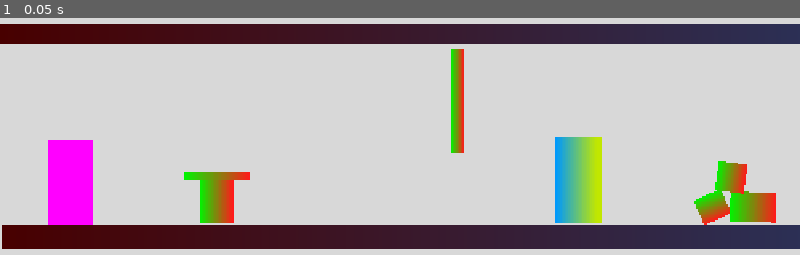
Above: before the commit, frame 1.
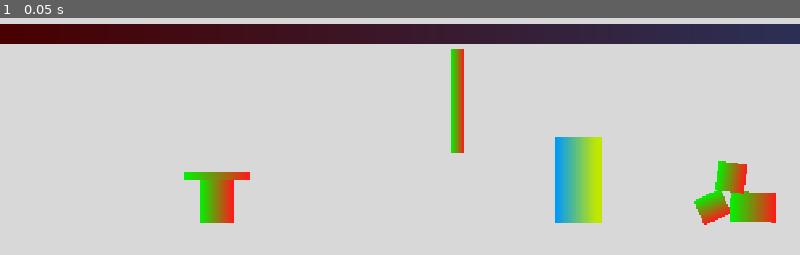
Above: after the commit, the same moment.

Repository: LuanDiegs/FelpoJam
Game: Godot game, scene res://Cenas/Placeholders/base_level_test.tscn
Same seed, same stepped clock (60 frames per second), same inputs: the game is played once before the commit and once after it. The project has no main scene, so this scene is started directly.
Inputs:
- Up to frame 1 (0.05 s): no input

The runs differ from the first frame. In frame 1, 12% of the frame differs, in the area x 0-100%, y 51-98%.

Commit message:
Movimentação e Sliding do personagem
Além de ter feito o pulo, fiz também movimentação de seslizar no chão e no ar depois que atingir uma velocidade consideravel. Foi complexo porque eu tive que ajustar a colisão e a hurtbox para ficarem mais condizentes com a movimentação.

Diff:
--- a/source/felpojam--projeto-gigantossauro/Cenas/Placeholders/base_level_test.tscn
+++ b/source/felpojam--projeto-gigantossauro/Cenas/Placeholders/base_level_test.tscn
@@ -1,13 +1,12 @@
 [gd_scene format=3 uid="uid://x5whwss62fdt"]
+
+[ext_resource type="PackedScene" uid="uid://3euyqw8mawnm" path="res://Cenas/player_boss_battle.tscn" id="1_vaer1"]
 
 [sub_resource type="Gradient" id="Gradient_72efe"]
 colors = PackedColorArray(0.8474744, 0.84747446, 0.84747446, 1, 0.84705883, 0.84705883, 0.84705883, 1)
 
 [sub_resource type="GradientTexture2D" id="GradientTexture2D_xna6u"]
 gradient = SubResource("Gradient_72efe")
-
-[sub_resource type="PlaceholderTexture2D" id="PlaceholderTexture2D_ruq0o"]
-size = Vector2(146, 275)
 
 [sub_resource type="Gradient" id="Gradient_1w86j"]
 colors = PackedColorArray(0.28235295, 0, 0, 1, 0.05978801, 0.37337592, 0.66549146, 1)
@@ -34,6 +33,9 @@
 
 [sub_resource type="GradientTexture2D" id="GradientTexture2D_upuu2"]
 gradient = SubResource("Gradient_jw1xg")
+
+[sub_resource type="RectangleShape2D" id="RectangleShape2D_g0id4"]
+size = Vector2(5110, 82.5)
 
 [node name="Base_level_test" type="Node2D" unique_id=1242278278]
 
@@ -43,36 +45,6 @@
 texture = SubResource("GradientTexture2D_xna6u")
 centered = false
 
-[node name="Background2" type="Sprite2D" parent="." unique_id=2031989707]
-visible = false
-position = Vector2(1360, 1116)
-scale = Vector2(2.4999998, 2.484375)
-texture = SubResource("GradientTexture2D_xna6u")
-centered = false
-
-[node name="Player" type="Sprite2D" parent="." unique_id=1172568444]
-position = Vector2(225, 509)
-texture = SubResource("PlaceholderTexture2D_ruq0o")
-
-[node name="Player2" type="Sprite2D" parent="." unique_id=1103589677]
-visible = false
-position = Vector2(323.5, 960.625)
-scale = Vector2(1.0479453, 0.5772729)
-texture = SubResource("PlaceholderTexture2D_ruq0o")
-
-[node name="Floor" type="Sprite2D" parent="." unique_id=539491716]
-position = Vector2(5, 639)
-scale = Vector2(0.99902344, 1.2656252)
-texture = SubResource("GradientTexture2D_j2l78")
-centered = false
-
-[node name="Floor15" type="Sprite2D" parent="." unique_id=1486374889]
-visible = false
-position = Vector2(1360, 870.0001)
-scale = Vector2(0.031249985, 2.6562476)
-texture = SubResource("GradientTexture2D_j2l78")
-centered = false
-
 [node name="Floor3" type="Sprite2D" parent="." unique_id=1462822823]
 position = Vector2(5920, 641)
 scale = Vector2(0.25976563, 1)
@@ -152,12 +124,6 @@
 [node name="Obstacles" type="Sprite2D" parent="." unique_id=739159950]
 position = Vector2(691.5, 558)
 scale = Vector2(1.671875, 2.4687495)
-texture = SubResource("GradientTexture2D_kcuwb")
-
-[node name="Obstacles12" type="Sprite2D" parent="." unique_id=1431427555]
-visible = false
-position = Vector2(323.24997, 1195)
-scale = Vector2(2.3984387, 2.4687495)
 texture = SubResource("GradientTexture2D_kcuwb")
 
 [node name="Obstacles2" type="Sprite2D" parent="." unique_id=301161162]
@@ -216,12 +182,6 @@
 scale = Vector2(2.296875, 4.328125)
 texture = SubResource("GradientTexture2D_gmu47")
 
-[node name="NPCs4" type="Sprite2D" parent="." unique_id=692054345]
-visible = false
-position = Vector2(885, 953.25)
-scale = Vector2(2.343749, 2.398437)
-texture = SubResource("GradientTexture2D_gmu47")
-
 [node name="NPCs3" type="Sprite2D" parent="." unique_id=1730760264]
 position = Vector2(3595, 499)
 scale = Vector2(2.296875, 4.328125)
@@ -230,12 +190,6 @@
 [node name="Slowers" type="Sprite2D" parent="." unique_id=1894825478]
 position = Vector2(2820, 499)
 scale = Vector2(2.296875, 4.328125)
-texture = SubResource("GradientTexture2D_upuu2")
-
-[node name="Slowers4" type="Sprite2D" parent="." unique_id=1211813025]
-visible = false
-position = Vector2(879.25, 1197.75)
-scale = Vector2(2.320312, 2.382812)
 texture = SubResource("GradientTexture2D_upuu2")
 
 [node name="Slowers2" type="Sprite2D" parent="." unique_id=281825542]
@@ -257,62 +211,19 @@
 position = Vector2(4855, 500)
 scale = Vector2(2.296875, 4.328125)
 texture = SubResource("GradientTexture2D_upuu2")
-
-[node name="Label" type="Label" parent="." unique_id=2039366501]
-visible = false
-offset_left = 410.0
-offset_top = 920.0
-offset_right = 603.0
-offset_bottom = 1008.0
-theme_override_font_sizes/font_size = 64
-text = "Player"
-
-[node name="Label2" type="Label" parent="." unique_id=417951921]
-visible = false
-offset_left = 410.0
-offset_top = 1150.0
-offset_right = 754.0
-offset_bottom = 1238.0
-theme_override_font_sizes/font_size = 64
-text = "Obstaculos"
-
-[node name="Label3" type="Label" parent="." unique_id=253358718]
-visible = false
-offset_left = 970.0
-offset_top = 905.0
-offset_right = 1314.0
-offset_bottom = 993.0
-theme_override_font_sizes/font_size = 64
-text = "NPCs"
-
-[node name="Label4" type="Label" parent="." unique_id=8942901]
-visible = false
-offset_left = 965.0
-offset_top = 1155.0
-offset_right = 1309.0
-offset_bottom = 1243.0
-theme_override_font_sizes/font_size = 64
-text = "\"Inimigos\""
-
-[node name="Label5" type="Label" parent="." unique_id=1331204522]
-visible = false
-offset_left = 1530.0
-offset_top = 915.0
-offset_right = 1874.0
-offset_bottom = 1003.0
-theme_override_font_sizes/font_size = 64
-text = "Chão/Parede/Teto"
-
-[node name="Label6" type="Label" parent="." unique_id=611798899]
-visible = false
-offset_left = 1530.0
-offset_top = 1145.0
-offset_right = 2092.0
-offset_bottom = 1233.0
-theme_override_font_sizes/font_size = 64
-text = "Background"
 
 [node name="Camera2D" type="Camera2D" parent="." unique_id=918689281]
 position = Vector2(0, -360)
 anchor_mode = 0
 zoom = Vector2(0.5, 0.5)
+
+[node name="StaticBody2D" type="StaticBody2D" parent="." unique_id=1842553620]
+collision_layer = 64
+collision_mask = 0
+
+[node name="CollisionShape2D" type="CollisionShape2D" parent="StaticBody2D" unique_id=30658458]
+position = Vector2(2560, 678.75)
+shape = SubResource("RectangleShape2D_g0id4")
+
+[node name="PlayerBossBattle" parent="." unique_id=215043948 instance=ExtResource("1_vaer1")]
+position = Vector2(295, 485)
--- /dev/null
+++ b/source/felpojam--projeto-gigantossauro/Cenas/Placeholders/teste.tscn
@@ -0,0 +1,19 @@
+[gd_scene format=3 uid="uid://b33dqb5af4wow"]
+
+[ext_resource type="PackedScene" uid="uid://3euyqw8mawnm" path="res://Cenas/player_boss_battle.tscn" id="1_80gly"]
+
+[sub_resource type="RectangleShape2D" id="RectangleShape2D_je5y7"]
+size = Vector2(1290, 77.5)
+
+[node name="Node2D" type="Node2D" unique_id=2036808053]
+
+[node name="StaticBody2D" type="StaticBody2D" parent="." unique_id=733051241]
+collision_layer = 64
+collision_mask = 16
+
+[node name="CollisionShape2D" type="CollisionShape2D" parent="StaticBody2D" unique_id=1821763978]
+position = Vector2(655, 666.25)
+shape = SubResource("RectangleShape2D_je5y7")
+
+[node name="PlayerBossBattle" parent="." unique_id=215043948 instance=ExtResource("1_80gly")]
+position = Vector2(415, 360)
--- a/source/felpojam--projeto-gigantossauro/Cenas/player_boss_battle.tscn
+++ b/source/felpojam--projeto-gigantossauro/Cenas/player_boss_battle.tscn
@@ -3,13 +3,14 @@
 [ext_resource type="Script" uid="uid://ch7gfodb7a1f0" path="res://Scripts/player_boss_battle.gd" id="1_g784b"]
 
 [sub_resource type="RectangleShape2D" id="RectangleShape2D_08rgd"]
-size = Vector2(146, 275)
+size = Vector2(146, 274)
 
 [sub_resource type="RectangleShape2D" id="RectangleShape2D_g784b"]
-size = Vector2(155, 275)
+size = Vector2(160, 267)
 
 [node name="PlayerBossBattle" type="CharacterBody2D" unique_id=215043948]
-collision_mask = 4
+position = Vector2(0, -137)
+collision_mask = 68
 script = ExtResource("1_g784b")
 
 [node name="Collision" type="CollisionShape2D" parent="." unique_id=326079195]
@@ -20,6 +21,11 @@
 collision_mask = 0
 
 [node name="Collision" type="CollisionShape2D" parent="Hurtbox" unique_id=1801665405]
-position = Vector2(2.5, -2.5)
+position = Vector2(0, -2.5)
 shape = SubResource("RectangleShape2D_g784b")
 debug_color = Color(0.9490196, 0.10980392, 0.49411765, 0.41960785)
+
+[node name="RayJump" type="RayCast2D" parent="." unique_id=1235867979]
+scale = Vector2(4, 4)
+target_position = Vector2(0, 35)
+collision_mask = 64
--- a/source/felpojam--projeto-gigantossauro/Scripts/Global.gd
+++ b/source/felpojam--projeto-gigantossauro/Scripts/Global.gd
@@ -1,5 +1,8 @@
 extends Node
 
-#Variaveis
+#Cenas
 var start_menu = "res://Cenas/start_menu.tscn"
 var settings_menu = "res://Cenas/settings_menu.tscn"
+
+#Variaveis gerais
+var player_lifes = 5
--- a/source/felpojam--projeto-gigantossauro/Scripts/player_boss_battle.gd
+++ b/source/felpojam--projeto-gigantossauro/Scripts/player_boss_battle.gd
@@ -1,13 +1,103 @@
 extends CharacterBody2D
 
 #variaveis
-@export var speed : float = 600
+var gravity = 1200
+
+@export var speed : float = 2400
 @export var acelleration : float = 400
-@export var turn_acelleration : float = 1600
+@export var turn_acelleration : float = 1800
 @export var friction : float = 1600
+@export var jump_force : float = -800
+@onready var ray_jump = $RayJump
+
+@onready var collision_shape = $Collision
+@onready var hurtbox = $Hurtbox
+@onready var hurtbox_shape = $Hurtbox/Collision
+var original_collision_height: float
+var original_collision_width: float
+var original_hurtbox_height: float
+var original_hurtbox_width: float
+var original_collision_pos: Vector2
+var original_hurtbox_pos: Vector2
+@export var slide_height_ratio := 0.5
+@export var slide_width_ratio := 1.5
+
+#Função que checa se está no chão
+func in_floor() -> bool:
+	#Retrona o valor de colisão do raycast
+	return ray_jump.is_colliding()
+
+func set_slide(sliding: bool):
+
+	#Salva o formato  da colião um retangulo 2D
+	var col_shape = collision_shape.shape as RectangleShape2D
+	#Checa se é uma forma valida
+	if col_shape:
+		#Checa se sliding é verdadeiro
+		if sliding:
+			#define o tamanho da altura e largura com base no multiplicador de area
+			col_shape.size.x = original_collision_width * slide_width_ratio
+			col_shape.size.y = original_collision_height * slide_height_ratio
+			#Desloca a colisão pra baixo para manter a base no chão
+			collision_shape.position.y = original_collision_pos.y + (original_collision_height - col_shape.size.y) / 2.0
+		else: #caso contrario
+			#Volta a colisão pro seu tamanho e posição original
+			col_shape.size.x = original_collision_width
+			col_shape.size.y = original_collision_height
+			collision_shape.position.y = original_collision_pos.y
+
+	#Salva o formato da hurtbox como um retangulo 2D
+	var hurt_shape = hurtbox_shape.shape as RectangleShape2D
+	#Checa se é um formato valido
+	if hurt_shape:
+		#Checa se sliding é verdadeiro
+		if sliding:
+			#Define o tamanho da altura e largura com base no multiplicador da area
+			hurt_shape.size.x = original_hurtbox_width * slide_width_ratio
+			hurt_shape.size.y = original_hurtbox_height * slide_height_ratio
+			#Desloca a colisão pra baixo para manter a base no chão
+			hurtbox_shape.position.y = original_hurtbox_pos.y + (original_hurtbox_height - hurt_shape.size.y) / 2.0
+		else: #Caso contrario
+			#Volta a hurtbox pro seu tamanho e posição original
+			hurt_shape.size.x = original_hurtbox_width
+			hurt_shape.size.y = original_hurtbox_height
+			hurtbox_shape.position.y = original_hurtbox_pos.y
+
+#Função que roda ao iniciar onó/cena
+func _ready() -> void:
+
+	#Salva que o formato da colisão é um retangulo 2D
+	var col_shape = collision_shape.shape as RectangleShape2D
+	#Caso se é valido
+	if col_shape:
+		#Salva a largura da colisão
+		original_collision_width = col_shape.size.x
+		#Salva a altura da colisão
+		original_collision_height = col_shape.size.y
+		#Salva a posição da colisão
+		original_collision_pos = collision_shape.position
+
+	#Salva que o formato do hurtbox é um retangulo 2D
+	var hurt_shape = hurtbox_shape.shape as RectangleShape2D
+	#Checa se á valido
+	if hurt_shape:
+		#Salva o largura do hurtbox
+		original_hurtbox_width = hurt_shape.size.x
+		#Salva a altura do hurtbox
+		original_hurtbox_height = hurt_shape.size.y
+		#Salv a posição do hurtbox
+		original_hurtbox_pos = hurtbox_shape.position
 
 #Função de processamento de fisica
 func _physics_process(delta: float) -> void:
+
+	#checa se não está no chão
+	if !in_floor():
+		#Aplica a gravidade
+		velocity.y += gravity * delta
+	else: #caso contrario
+		#Zera a velocidade y
+		velocity.y = 0
 
 	#Salva o valor das teclas pressionadas, uma em valor negativo e outra em valor positivo
 	var direction = Input.get_axis("move_left", "move_right")
@@ -26,6 +116,17 @@
 		#Aplica a fricção
 		velocity.x = move_toward(velocity.x, 0, friction * delta)
 
+	#checa se a tecla de slide está sendo pressionada e se a velocidade x é maior que speed / 2.5
+	if Input.is_action_pressed("slide") and abs(velocity.x) > speed / 2.5 :
+		set_slide(true) #Faz o slide
+	else: #Caso o contrario
+		set_slide(false) #Não faz o slide
+
+	#Checa se o botão de pular foi pressionado
+	if Input.is_action_just_pressed("jump") and in_floor():
+		#Aplica a força do pulo
+		velocity.y = jump_force
+
 	#Aplica a vomimentação com base no velocity multiplicado pelo o delta
 	move_and_collide(velocity * delta)
 	#Arredonda a posição do objeto (evita travadinhas na movimentação)
--- a/source/felpojam--projeto-gigantossauro/project.godot
+++ b/source/felpojam--projeto-gigantossauro/project.godot
@@ -56,6 +56,13 @@
 "events": [Object(InputEventKey,"resource_local_to_scene":false,"resource_name":"","device":-1,"window_id":0,"alt_press …(191 unchanged characters)…
 ]
 }
+slide={
+"deadzone": 0.2,
+"events": [Object(InputEventKey,"resource_local_to_scene":false,"resource_name":"","device":-1,"window_id":0,"alt_pressed":false,"shift_pressed":false,"ctrl_pressed":false,"meta_pressed":false,"pressed":false,"keycode":0,"physical_keycode":4194325,"key_label":0,"unicode":0,"location":0,"echo":false,"script":null)
+, Object(InputEventKey,"resource_local_to_scene":false,"resource_name":"","device":-1,"window_id":0,"alt_pressed":false,"shift_pressed":false,"ctrl_pressed":false,"meta_pressed":false,"pressed":false,"keycode":0,"physical_keycode":4194325,"key_label":0,"unicode":0,"location":0,"echo":false,"script":null)
+, Object(InputEventKey,"resource_local_to_scene":false,"resource_name":"","device":-1,"window_id":0,"alt_pressed":false,"shift_pressed":false,"ctrl_pressed":false,"meta_pressed":false,"pressed":false,"keycode":0,"physical_keycode":83,"key_label":0,"unicode":115,"location":0,"echo":false,"script":null)
+]
+}
 
 [layer_names]
 
@@ -65,6 +72,7 @@
 2d_physics/layer_4="NPCs"
 2d_physics/layer_5="Hitbox"
 2d_physics/layer_6="Hurtbox"
+2d_physics/layer_7="Floor"
 
 [physics]
 
